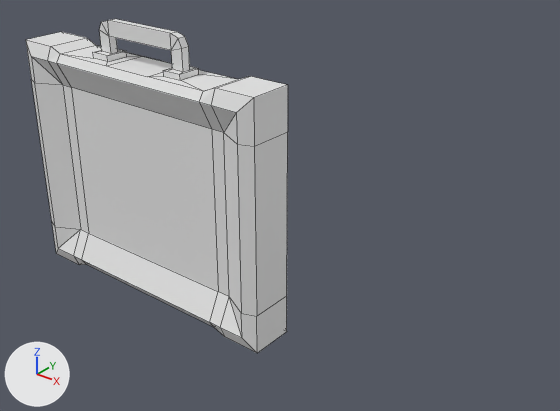
The Blender file vongott/Assets/Mesh/Items/Equipment/Upgrades/upgrade_pickups.blend, before and after one commit.
Camera for both pictures: a 50 mm lens placed at (1.172, -1.027, 0.688), pointed at (0.31, 0.051, 0.02). The lights are fixed; the arrows at lower left show +X, +Y and +Z. Mesh edges are drawn as thin lines.

Objects in the first picture: 'itm_eq_upgrade_mechanical'.
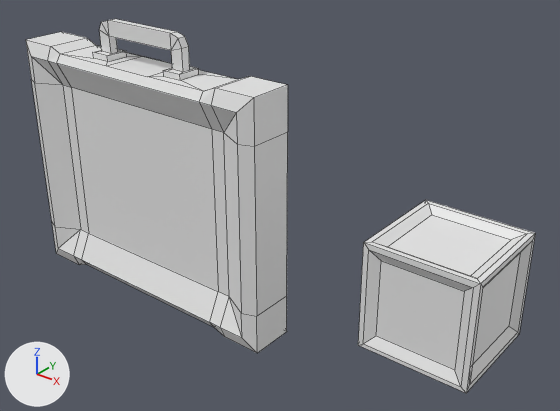
The newer file is also turned or shifted as a whole; pictures and numbers use the older file's frame.

The change, as a list of edits to the scene's bpy script:
```text
Add mat_helios_05_0_png:
    mat_helios_05_0_png = principled_material('HELIOS_05_0.png')
    mat_helios_05_0_png.base_color = (0.8, 0.8, 0.8)  # white #e7e7e7
Add me_cube:
    me_cube.from_pydata(...)  # 56 vertices, 54 faces; spans x -0.1..0.1, y -0.098..0.1, z -0.1..0.1
    me_cube.materials.append(mat_helios_05_0_png)  # its picture is missing
Add ob_itm_eq_upgrade_biological:
    ob_itm_eq_upgrade_biological = bpy.data.objects.new('itm_eq_upgrade_biological', me_cube)
    ob_itm_eq_upgrade_biological.location = (0.7, 0.0, 0.0)
    ob_itm_eq_upgrade_biological.rotation_euler = (1.571, 0.0, 0.0)  # degrees (90, 0, 0)
```

What differs and where, as boxes [x1, y1, x2, y2] in the pictures (560 x 411 px):
'itm_eq_upgrade_biological', added: after [358, 200, 535, 393]
